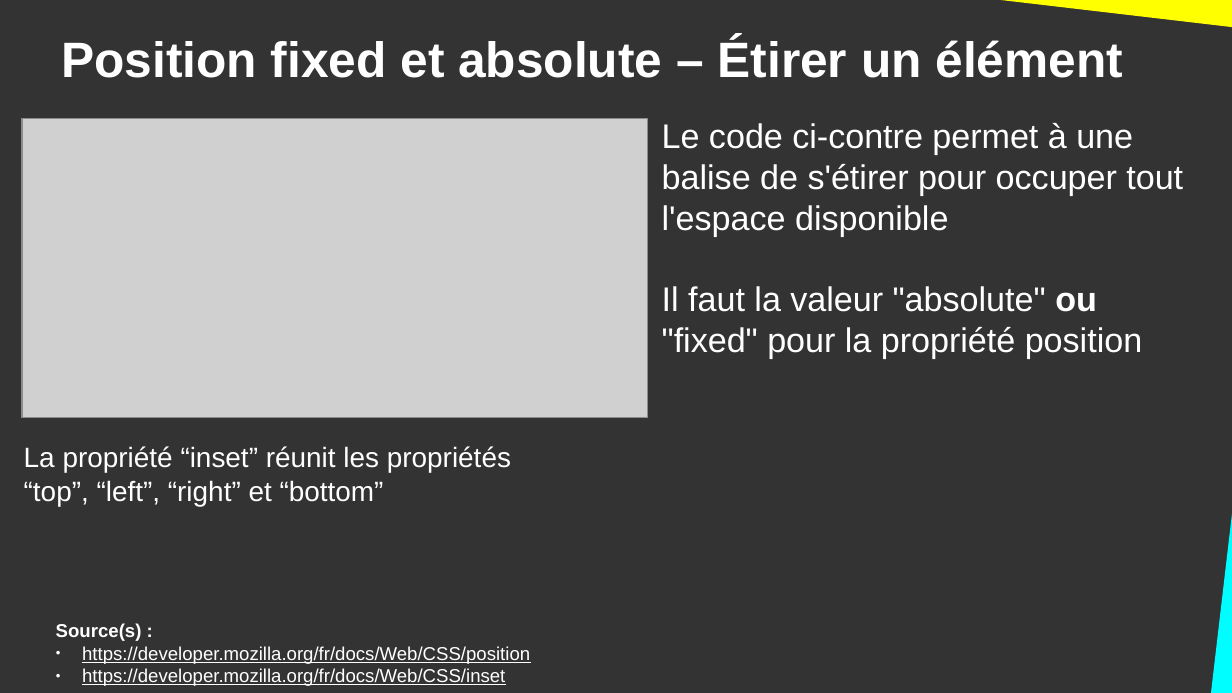
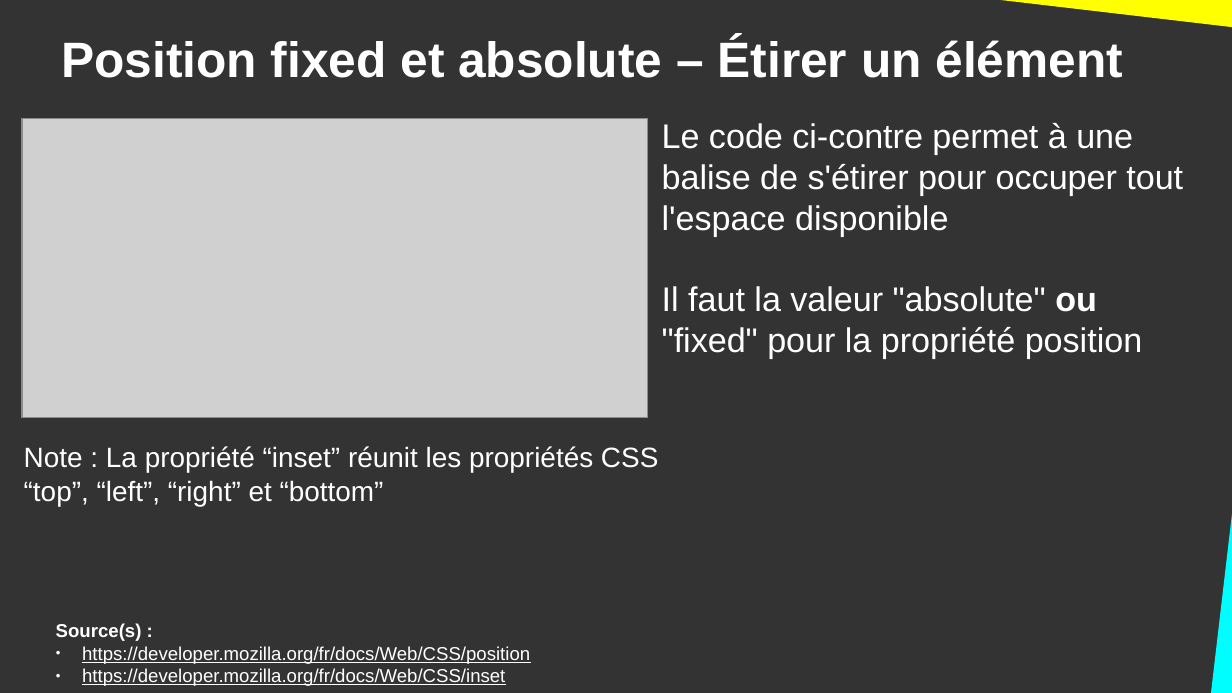
Before and after one commit to DanYellow/cours, a slide deck: slide 16 of integration-web-s2/travaux-pratiques/numero-1/presentation.odp (slide 15 before the commit). Drawn at 1232x693 pixels with LibreOffice and Linux fonts; fonts in the diff are those of the drawing; grey boxes stand for pictures. Boxes give left, top, right and bottom in pixels: in the first picture for what was removed or moved away, otherwise in the second. Text is boxed around its words. In the diff, an @@ line names an element or a change of style, - is before the commit and + after.

```diff
--- a/integration-web-s2/travaux-pratiques/numero-1/presentation.odp
+++ b/integration-web-s2/travaux-pratiques/numero-1/presentation.odp
@@ title at bbox=[24, 446, 658, 506]: text changed @@
-La propriété “inset” réunit les propriétés “top”, “left”, “right” et “bottom”
+Note : La propriété “inset” réunit les propriétés CSS “top”, “left”, “right” et “bottom”
```
Also in this commit, not shown: 1 slide added, 2 other files.
